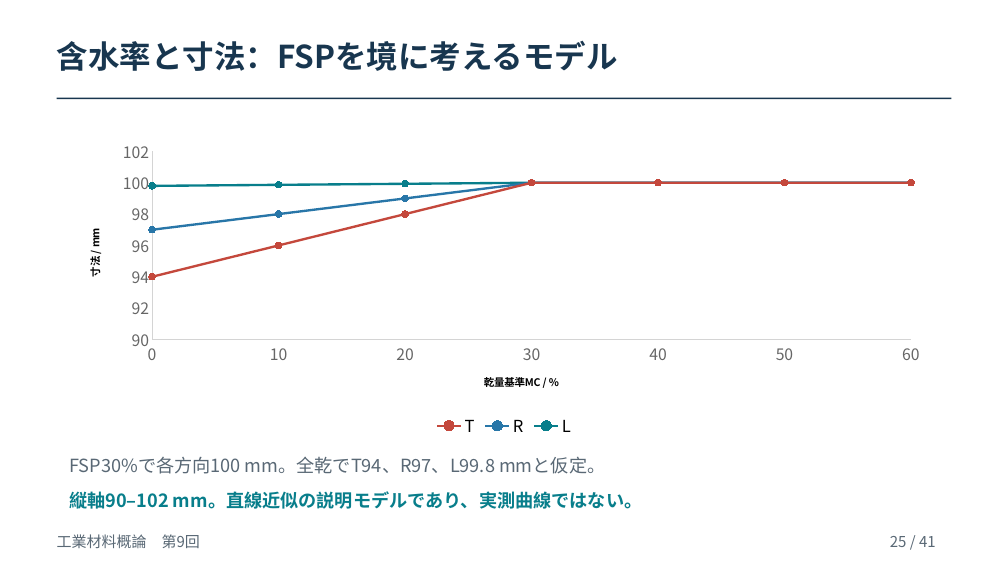
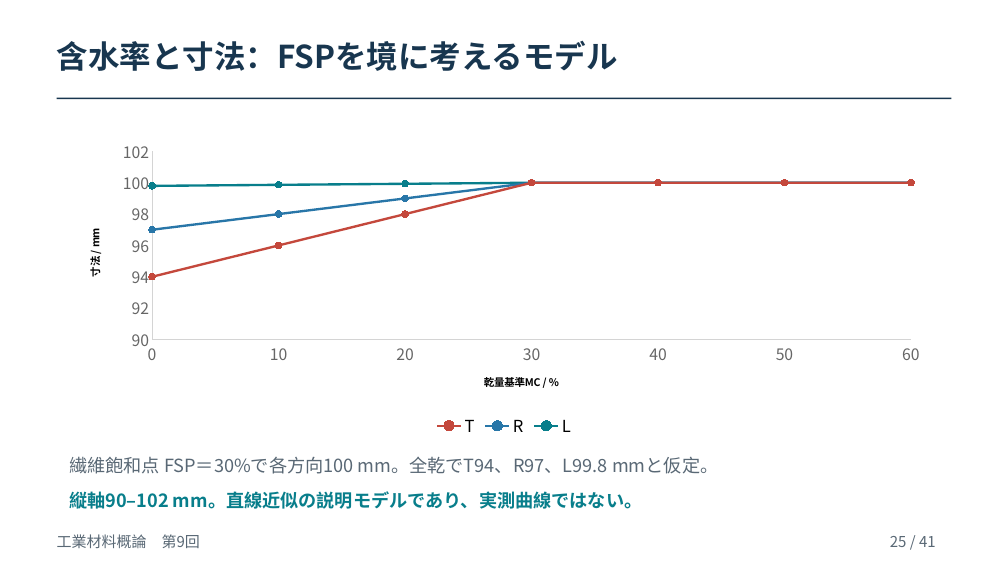
Before and after one commit to zooc-14calbp/industrial-materials-course, a slide deck: slide 25 of 学生用/第09回/09_授業スライド.pptx. Drawn at 1008x567 pixels with LibreOffice and Linux fonts; fonts in the diff are those of the drawing. Boxes give left, top, right and bottom in pixels: in the first picture for what was removed or moved away, otherwise in the second. Text is boxed around its words. In the diff, an @@ line names an element or a change of style, - is before the commit and + after.

```diff
--- a/学生用/第09回/09_授業スライド.pptx
+++ b/学生用/第09回/09_授業スライド.pptx
@@ text at <box>69,457,718,474</box>: text changed @@
-FSP30%で各方向100 mm。全乾でT94、R97、L99.8 mmと仮定。
+繊維飽和点 FSP＝30%で各方向100 mm。全乾でT94、R97、L99.8 mmと仮定。
```
Also in this commit, not shown: 4 other slides changed, 10 other files.
